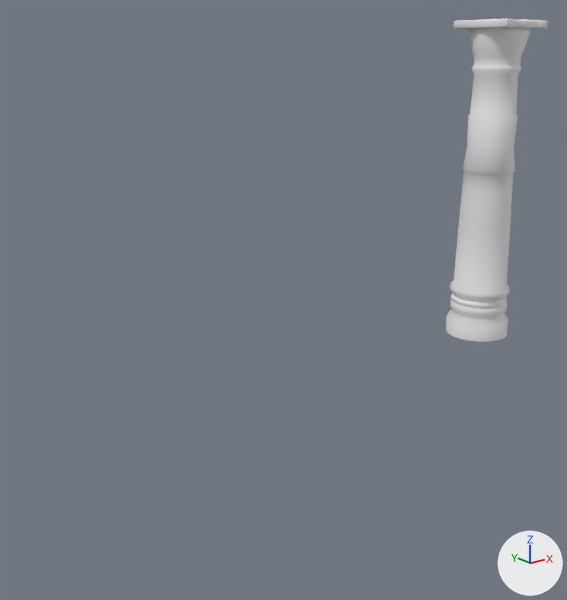
What one commit did to the FBX model Assets/Models/LonelyRaisedPillar.fbx.
Both versions are drawn from a camera (50 mm lens) standing at (-9.1, -22.9, 16.4) and looking at (3.2, -7.6, 10.3). Every picture has the same lights, and +X, +Y and +Z are marked at lower right.

Names of what the first picture shows: 'TallPillarKP.027'.
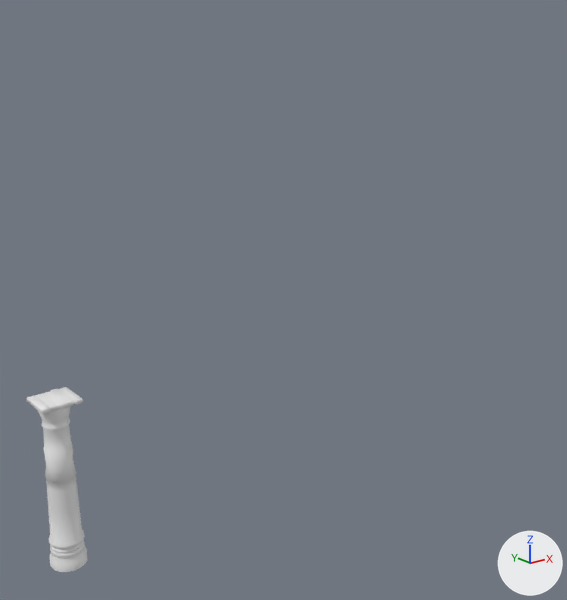
Pixel boxes [x1, y1, x2, y2] of what changed, in the pictures (567 x 600 px; the box of a moved part takes in the faces that stretch with it):
'TallPillarKP.027', reshaped, moved, turned, rescaled: before [446, 18, 548, 342]; after [26, 387, 87, 572]
part 1 of me_cylinder_029, moved or reshaped: before [446, 28, 530, 342]; after [38, 406, 87, 572]
part 2 of me_cylinder_029, moved or reshaped: before [453, 18, 548, 30]; after [26, 387, 83, 414]

The change in detail:
me_cylinder_029 has 1242 vertices, 1257 faces and spans x -0.35..4.18, y -2.49..2.05, z 0.01..8.12.
me_cylinder_029 is used by ob_tallpillarkp_027; location (4.0, -13.0, 11.0); rotation (0.0, 0.0, -2.231), in degrees (0, 0, -128); scale (0.371, 0.371, 0.742).
me_cylinder_029 part 1: the loose piece of 1121 vertices spanning x 0.24..3.55, y -1.89..1.42, z 0.01..8.02 is multiplied about the mesh origin by the matrix ((-0.227, 0.293, 0.0), (-0.293, -0.227, 0.0), (0.0, 0.0, 0.742)).
me_cylinder_029 part 2: the loose piece of 121 vertices spanning x -0.35..4.18, y -2.49..2.05, z 7.92..8.12 is multiplied about its middle by the matrix ((-0.246, 0.322, 0.0), (-0.31, -0.237, 0.0), (0.0, 0.0, 0.767)), then moved by (-2.38, -0.27, -2.07).
Object 'TallPillarKP.027' (ob_tallpillarkp_027) turns from (0, 0, -128) to (0, 0, 0) degrees about x, y and z.
Object 'TallPillarKP.027' (ob_tallpillarkp_027) is rescaled from (0.371, 0.371, 0.742) to (1.0, 1.0, 1.0).
Object 'TallPillarKP.027' (ob_tallpillarkp_027) moves from (4.0, -13.0, 11.0) to (0.0, 0.0, 0.0).
